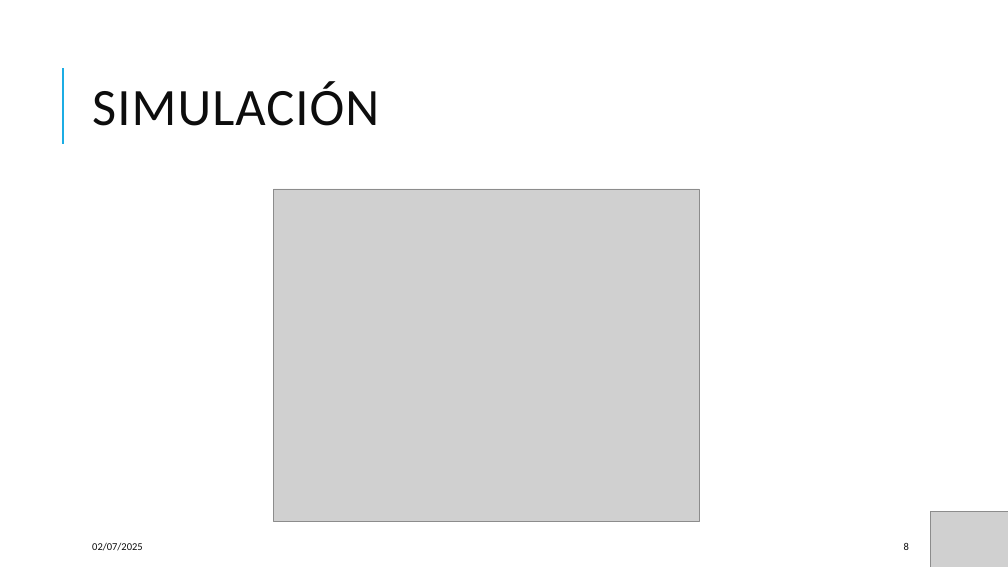
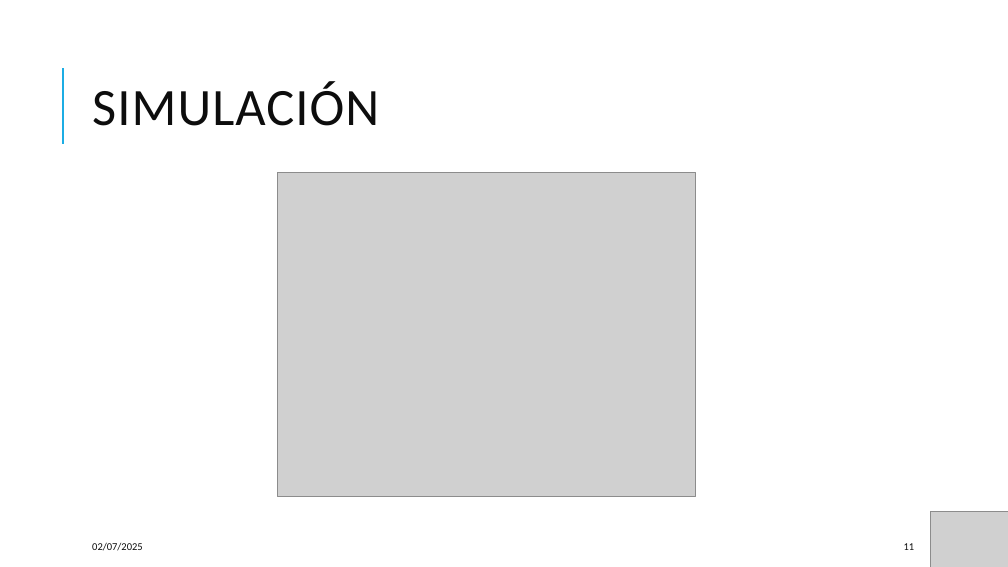
Before and after one commit to mlaloma/TFG_ADE_2, a slide deck: slide 11 of El modelo de ising para analizar la evasion.pptx (slide 8 before the commit). Drawn at 1008x567 pixels with LibreOffice and Linux fonts; fonts in the diff are those of the drawing; grey boxes stand for pictures. Boxes give left, top, right and bottom in pixels: in the first picture for what was removed or moved away, otherwise in the second. Text is boxed around its words. In the diff, an @@ line names an element or a change of style, - is before the commit and + after.

```diff
--- a/El modelo de ising para analizar la evasion.pptx
+++ b/El modelo de ising para analizar la evasion.pptx
@@ picture: place and size @@
-picture at [274, 189, 699, 522]
+picture at [278, 172, 696, 497]
@@ page number at [904, 543, 915, 550]: text changed @@
-8
+11
```
Also in this commit, not shown: 6 other slides changed, 4 slides added.
